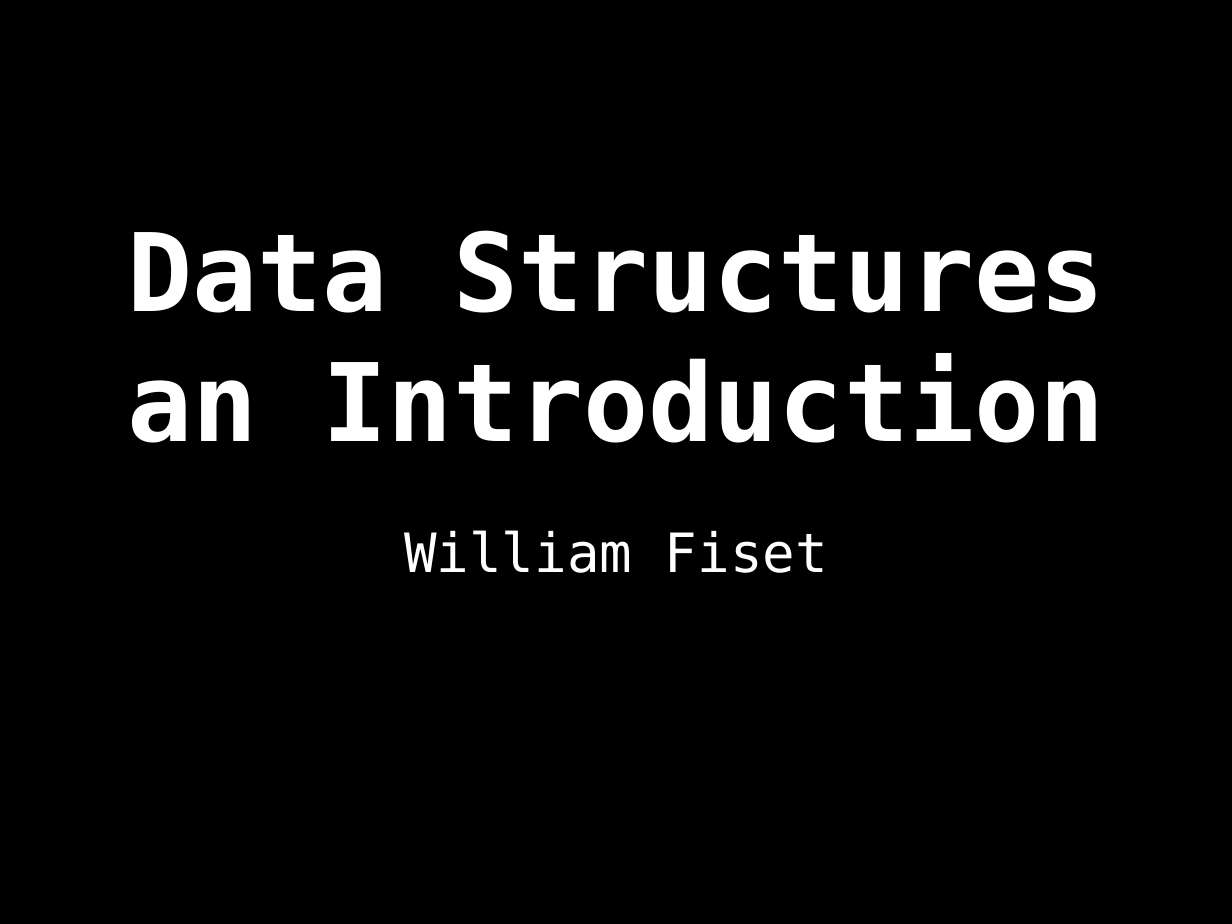
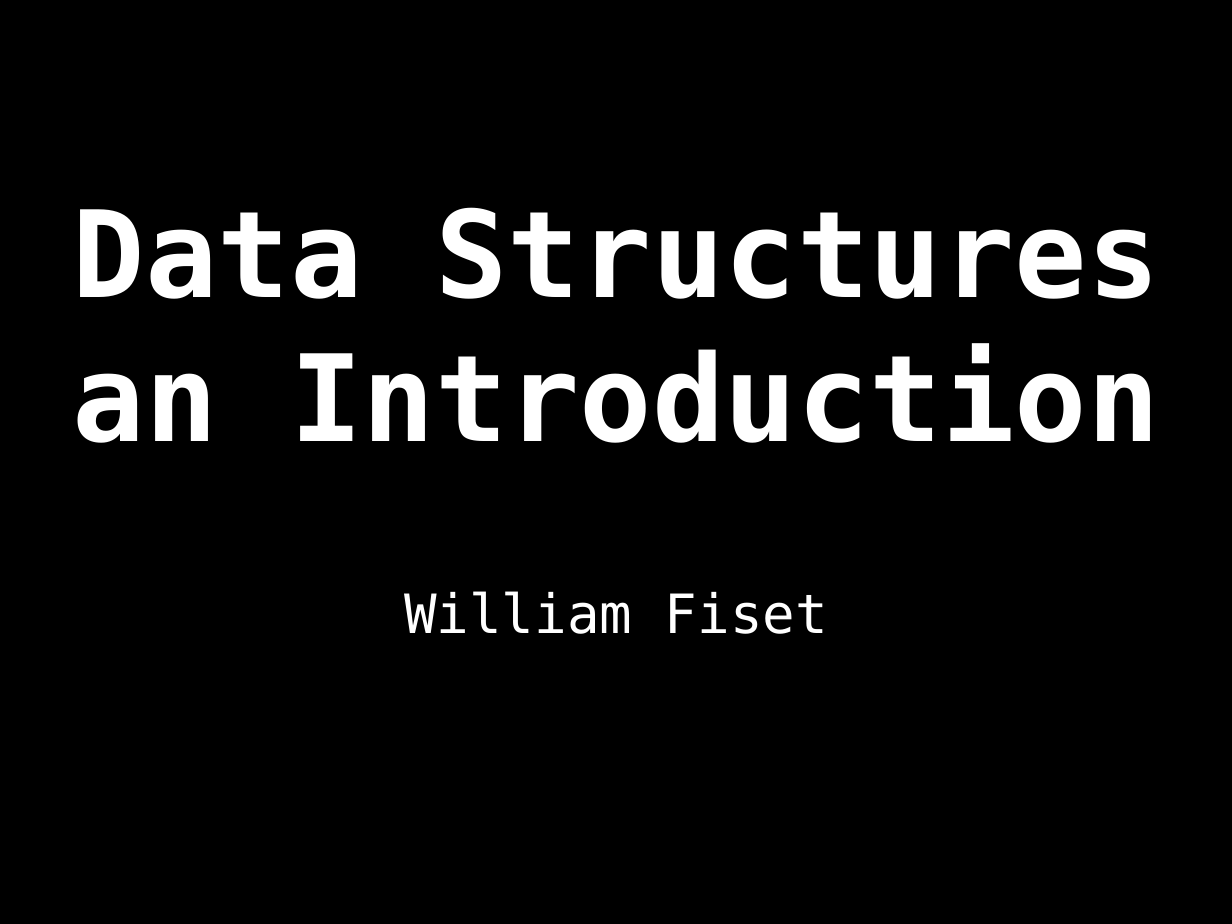
Before and after one commit to williamfiset/DEPRECATED-data-structures, a slide deck: slide 1 of Introduction/ds_intro_slides.pptx. Drawn at 1232x924 pixels with LibreOffice and Linux fonts; fonts in the diff are those of the drawing. Boxes give left, top, right and bottom in pixels: in the first picture for what was removed or moved away, otherwise in the second. Text is boxed around its words. In the diff, an @@ line names an element or a change of style, - is before the commit and + after.

Commit message:
intro

```diff
--- a/Introduction/ds_intro_slides.pptx
+++ b/Introduction/ds_intro_slides.pptx
@@ title "Data Structures an Introduction": place and size @@
-title "Data Structures an Introduction" at (127,230,1105,443)
+title "Data Structures an Introduction" at (73,207,1159,443)
@@ title "Data Structures an Introduction" at (73,207,1159,443): size 90 to 100 pt @@
@@ subtitle "William Fiset": place and size @@
-subtitle "William Fiset" at (404,530,828,573)
+subtitle "William Fiset" at (404,591,828,634)
```
Also in this commit, not shown: 16 other slides changed, 4 slides added, 5 slides removed, 2 other files.
